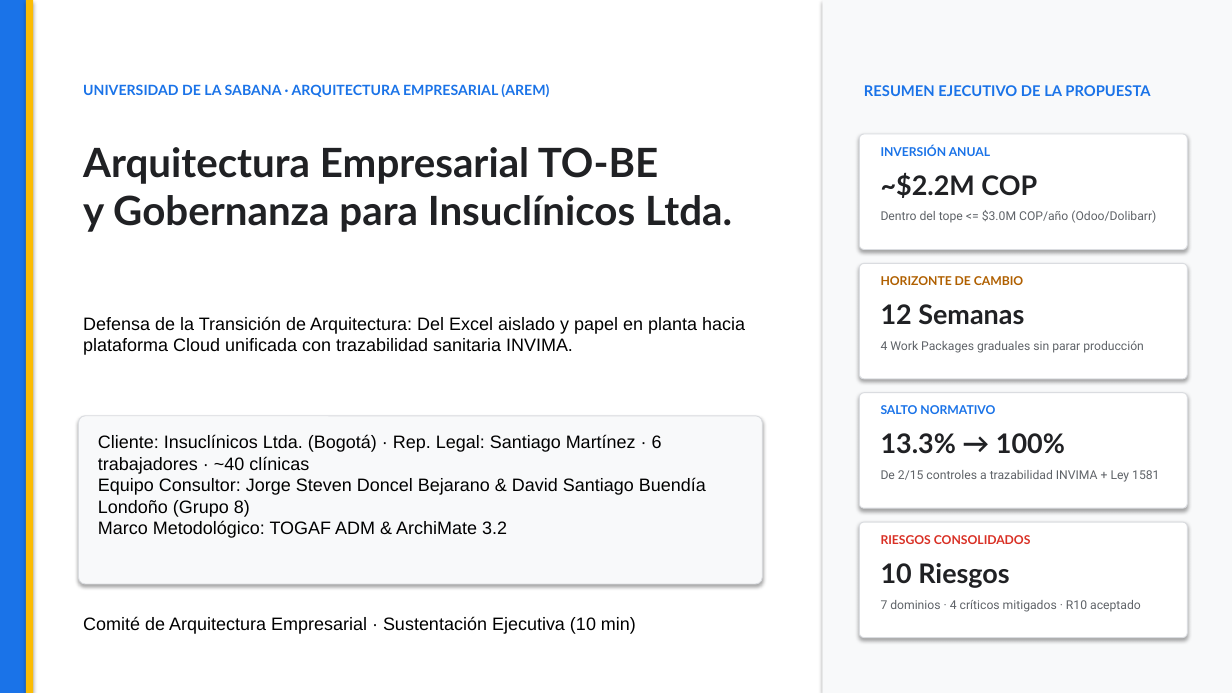
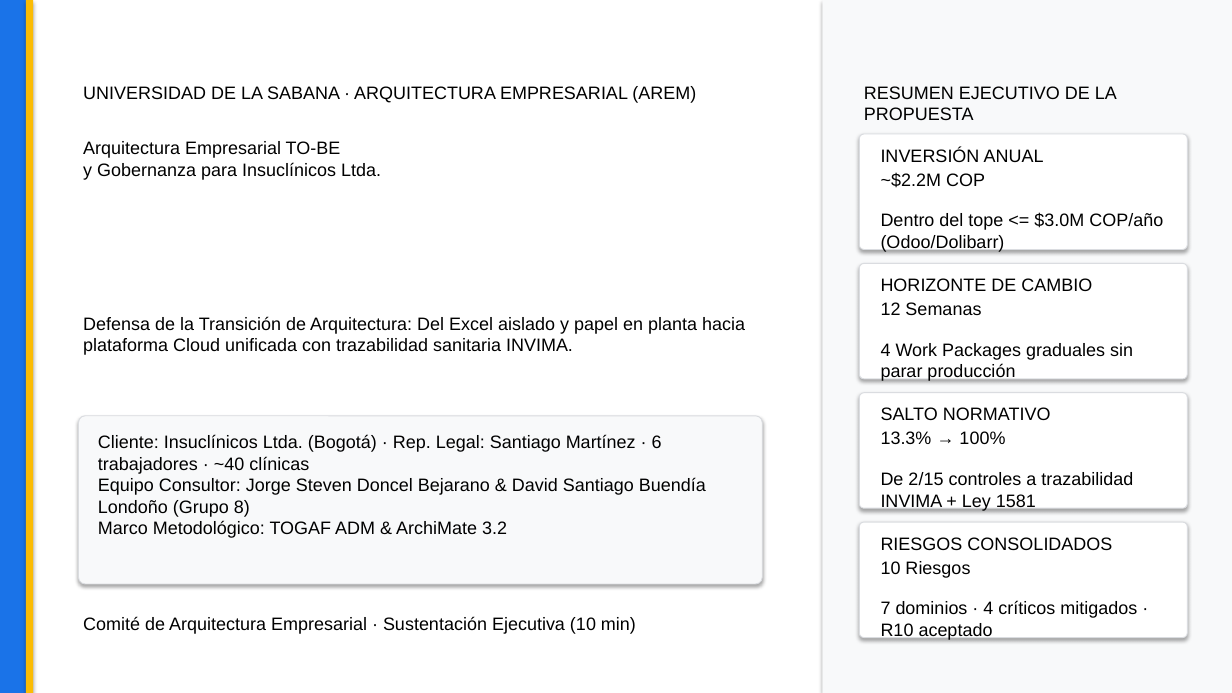
Before and after one commit to gevengood/AREM-arquitectura-empresarial-insuclinicos, a slide deck: slide 1 of 09-presentacion-final/presentacion.pptx. Drawn at 1232x693 pixels with LibreOffice and Linux fonts; fonts in the diff are those of the drawing. Boxes give left, top, right and bottom in pixels: in the first picture for what was removed or moved away, otherwise in the second. Text is boxed around its words. In the diff, an @@ line names an element or a change of style, - is before the commit and + after.

```diff
--- a/09-presentacion-final/presentacion.pptx
+++ b/09-presentacion-final/presentacion.pptx
@@ text "UNIVERSIDAD DE LA SABANA · ..." at (x1=83, y1=86, x2=696, y2=103): size 11 to 14 pt, font Lato to Arial, text colour #1A73E8 to #000000, bold off @@
@@ text "RESUMEN EJECUTIVO DE LA PROPUESTA" at (x1=864, y1=86, x2=1117, y2=120): size 11.5 to 14 pt, font Lato to Arial, text colour #1A73E8 to #000000, bold off @@
@@ text "Arquitectura Empresarial TO-BE y Gobernanza ..." at (x1=83, y1=141, x2=381, y2=180): size 31.4 to 14 pt, font Lato to Arial, text colour #202124 to #000000, bold off @@
@@ text "INVERSIÓN ANUAL" at (x1=881, y1=148, x2=1044, y2=162): size 9.5 to 14 pt, font Lato to Arial, text colour #1A73E8 to #000000, bold off @@
@@ text "HORIZONTE DE CAMBIO" at (x1=881, y1=278, x2=1092, y2=291): size 9.5 to 14 pt, font Lato to Arial, text colour #B06000 to #000000, bold off @@
@@ text "SALTO NORMATIVO" at (x1=881, y1=407, x2=1051, y2=420): size 9.5 to 14 pt, font Lato to Arial, text colour #1A73E8 to #000000, bold off @@
@@ text "RIESGOS CONSOLIDADOS" at (x1=881, y1=537, x2=1112, y2=550): size 9.5 to 14 pt, font Lato to Arial, text colour #D93025 to #000000, bold off @@
@@ size 21 to 14 pt, font Lato to Arial, text colour #202124 to #000000, bold off in 4 elements at (x1=881, y1=172, x2=985, y2=187), (x1=881, y1=302, x2=981, y2=315), (x1=881, y1=431, x2=1005, y2=444), (x1=881, y1=561, x2=970, y2=578) @@
@@ size 9.5 to 14 pt, font Roboto to Arial, text colour #5F6368 to #000000 in 4 elements at (x1=881, y1=213, x2=1163, y2=252), (x1=881, y1=343, x2=1133, y2=381), (x1=881, y1=472, x2=1133, y2=511), (x1=881, y1=601, x2=1137, y2=640) @@
```
Also in this commit, not shown: 9 other slides changed, 1 other file.
